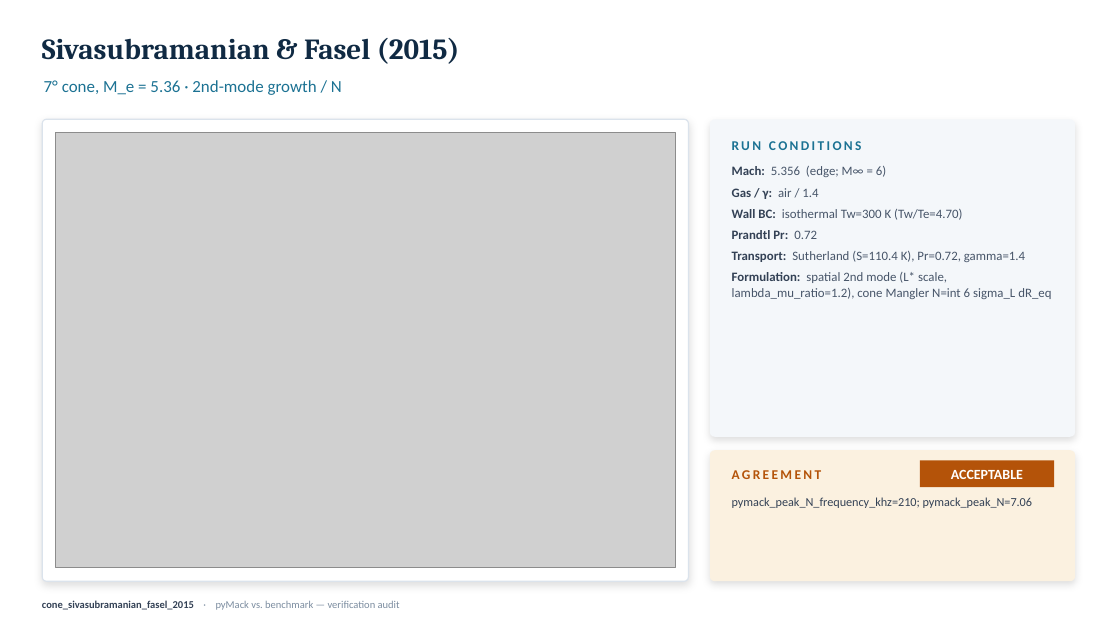
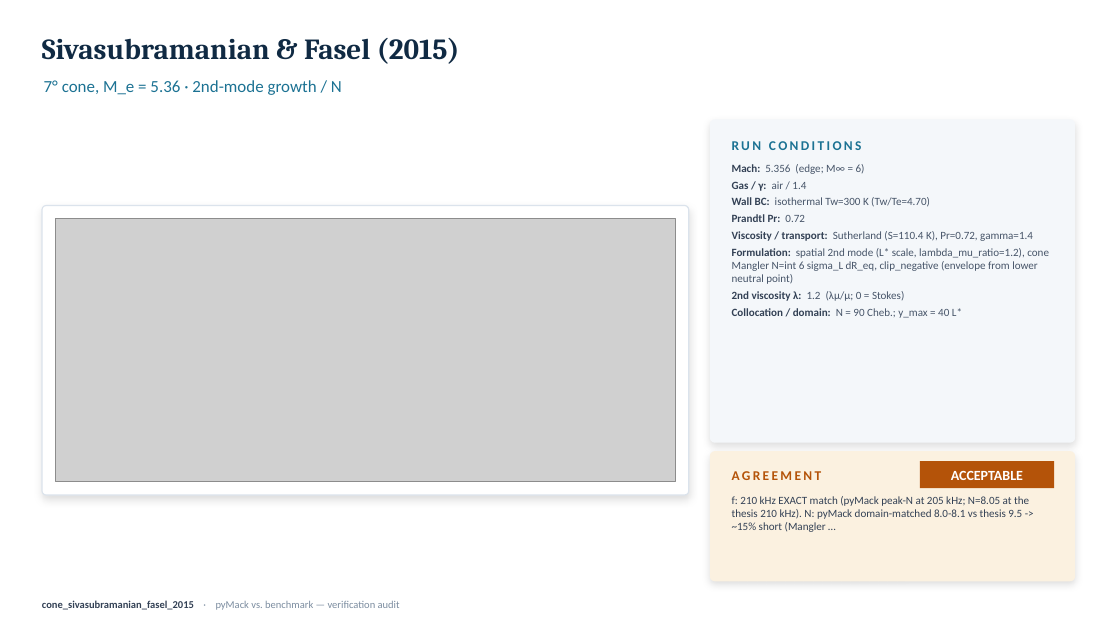
Before and after one commit to BARDAK1995/pyMack, a slide deck: slide 6 of verification/slides/pyMack_validation.pptx. Drawn at 1120x630 pixels with LibreOffice and Linux fonts; fonts in the diff are those of the drawing; grey boxes stand for pictures. Boxes give left, top, right and bottom in pixels: in the first picture for what was removed or moved away, otherwise in the second. Text is boxed around its words. In the diff, an @@ line names an element or a change of style, - is before the commit and + after.

Commit message:
verification: complete-curve overlays, OG-anchored cone, full-curve Ma&Zhong, LST params on deck
Özgen: re-extract the FULL c_i=0 neutral contour (marching squares, both modes incl. Phase-2 low-α onset extension) and re-judge by nearest-point match. M4 now AGREES on the complete two-lobe structure (2nd-mode 0%, 1st cutoff 2%, ~85% coverage); M6 acceptable (4 branches); M2/M3 acceptable (agree where resolvable, low-α onset CS-limited); M7/M8/M10 acceptable (2nd-mode cutoff 2-6% agrees, but pyMack connects the modes where Özgen separates them — documented inter-mode over-prediction, topology_ok=false).

Cone: re-anchored to the OG source — Sivasubramanian (2012) PhD thesis Fig. 5.1 (N≈9.5 at f≈210 kHz / F=1.071e-5), the linear regime of S&F 2015 JFM 768, cross-checked vs BAM6QT design review arXiv:2509.10411. Domain-matched N re-integration over the thesis x*-window: frequency 210 kHz EXACT; peak N 8.0-8.1 vs 9.5 (~15% short, bounded self-similar/Mangler deficit, documented). Replaces the prior loose N~7-8 / 220-280 kHz benchmark.

Ma & Zhong: upgraded from a 2-point check to a FULL neutral-curve comparison (Fig. 15, ω vs R). pyMack reproduces the entire 2nd-mode band to ~3-5% (F=2.2e-4 crosses at R~831/1033 vs §6 anchors 806/999.6); 1st-mode cutoff tracks, onset partial.

Slide deck: every case slide now lists the LST/solver parameters (viscosity model + value, 2nd-viscosity λ, collocation N, domain y_max, disturbance-T BC, mode-selection method); taller agreement card so metrics aren't clipped (QA-verified). Copyrighted thesis/figure renders gitignored.

```diff
--- a/verification/slides/pyMack_validation.pptx
+++ b/verification/slides/pyMack_validation.pptx
@@ rounded rectangle: place and size @@
-rounded rectangle at [710, 119, 1075, 437]
+rounded rectangle at [710, 119, 1075, 443]
@@ text at [732, 164, 930, 222]: size 11 to 9.5 pt in "Mach: 5.356 (edge; M∞ = 6)", "Gas / γ: air / 1.4", "Wall BC: isothermal Tw=300 K (Tw/Te=4.70)", "Prandtl Pr: 0.72"; less space between paragraphs @@
@@ rounded rectangle at [42, 206, 689, 496]: proportions changed @@
@@ rounded rectangle: place and size @@
-rounded rectangle at [42, 119, 688, 581]
+rounded rectangle at [42, 206, 689, 496]
@@ picture: place and size @@
-picture at [55, 133, 675, 568]
+picture at [55, 219, 676, 482]
@@ text at [732, 231, 1049, 318]: text changed; size 11 to 9.5 pt @@
-Transport: Sutherland (S=110.4 K), Pr=0.72, gamma=1.4
-Formulation: spatial 2nd mode (L* scale, lambda_mu_ratio=1.2), cone Mangler N=int 6 sigma_L dR_eq
+Viscosity / transport: Sutherland (S=110.4 K), Pr=0.72, gamma=1.4
+Formulation: spatial 2nd mode (L* scale, lambda_mu_ratio=1.2), cone Mangler N=int 6 sigma_L dR_eq, clip_negative (envelope from lower neutral point)
+2nd viscosity λ: 1.2 (λμ/μ; 0 = Stokes)
+Collocation / domain: N = 90 Cheb.; y_max = 40 L*
@@ rounded rectangle at [710, 451, 1075, 581]: proportions changed @@
@@ text at [732, 496, 1029, 532]: text changed; size 10.5 to 9.5 pt @@
-pymack_peak_N_frequency_khz=210; pymack_peak_N=7.06
+f: 210 kHz EXACT match (pyMack peak-N at 205 kHz; N=8.05 at the thesis 210 kHz). N: pyMack domain-matched 8.0-8.1 vs thesis 9.5 -> ~15% short (Mangler …
```
Also in this commit, not shown: 19 other slides changed, 37 other files.
